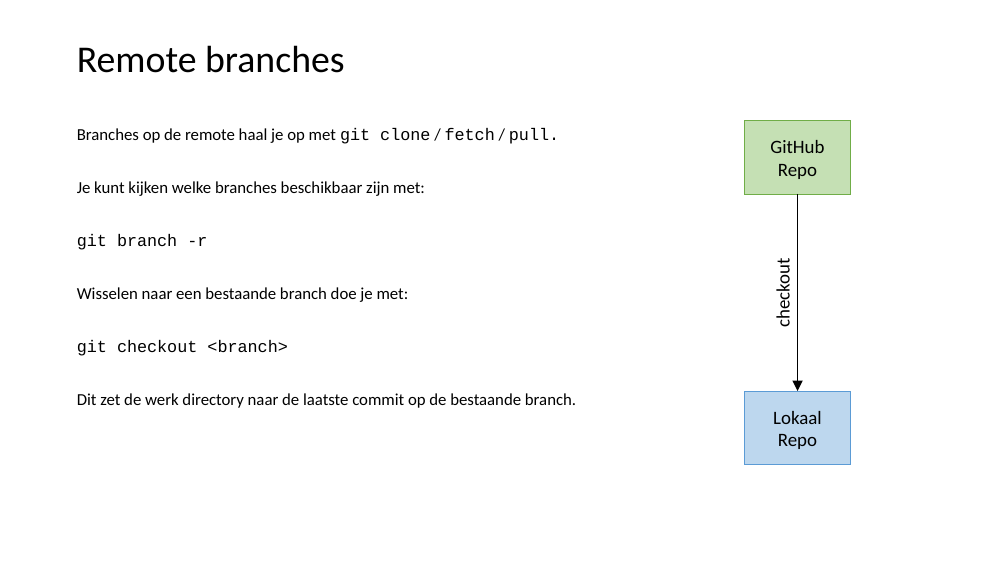
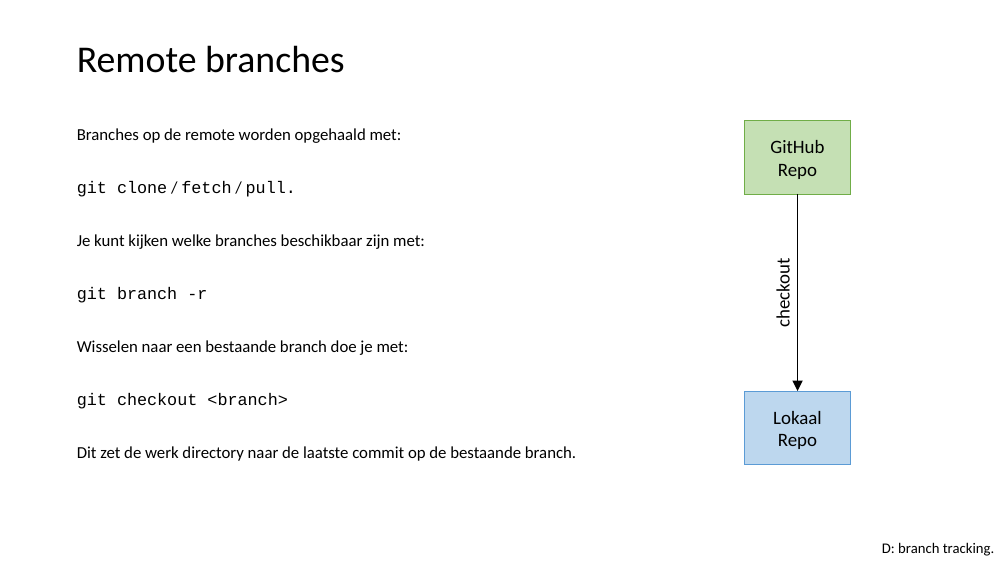
Before and after one commit to LFKoning/knowledge-sharing, a slide deck: slide 20 of git_course/2_collaboration/git_collaboration.pptx (slide 17 before the commit). Drawn at 1008x567 pixels with LibreOffice and Linux fonts; fonts in the diff are those of the drawing. Boxes give left, top, right and bottom in pixels: in the first picture for what was removed or moved away, otherwise in the second. Text is boxed around its words. In the diff, an @@ line names an element or a change of style, - is before the commit and + after.

```diff
--- a/git_course/2_collaboration/git_collaboration.pptx
+++ b/git_course/2_collaboration/git_collaboration.pptx
@@ text at (x1=77, y1=128, x2=402, y2=197): text changed @@
-Branches op de remote haal je op met git clone / fetch / pull.
+Branches op de remote worden opgehaald met:
+git clone / fetch / pull.
@@ text added at (x1=882, y1=542, x2=994, y2=556), 14 pt, text #000000 @@
+D: branch tracking.
```
Also in this commit, not shown: 15 other slides changed, 7 slides added, 4 slides removed, 4 other files.
